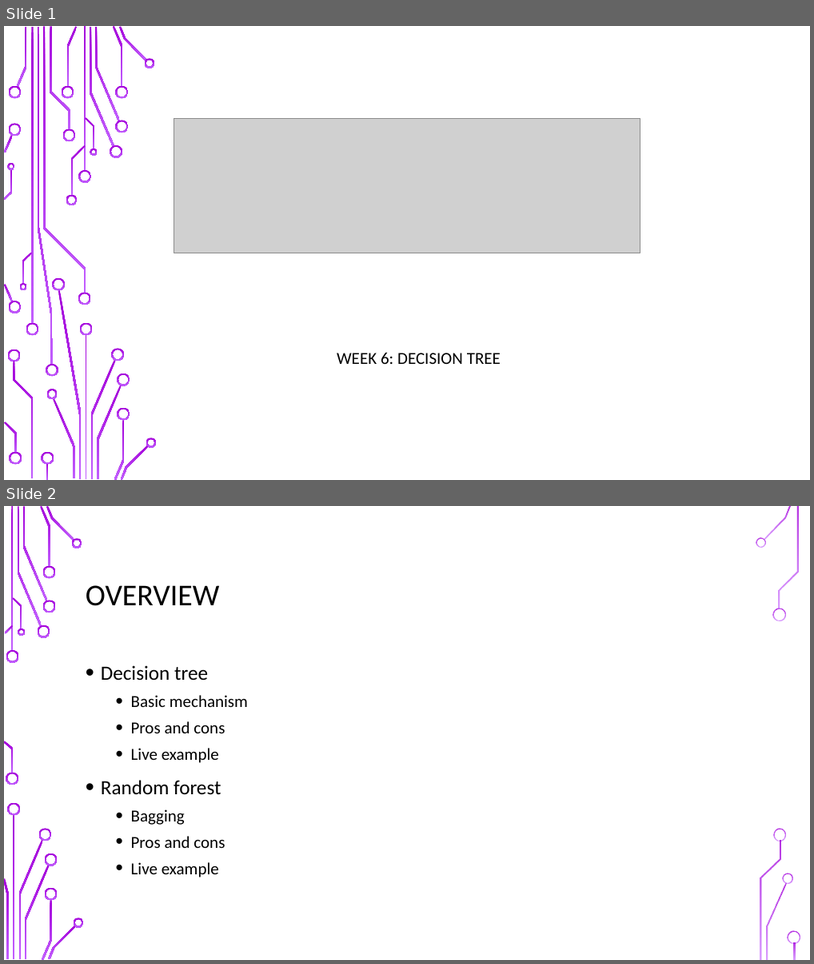
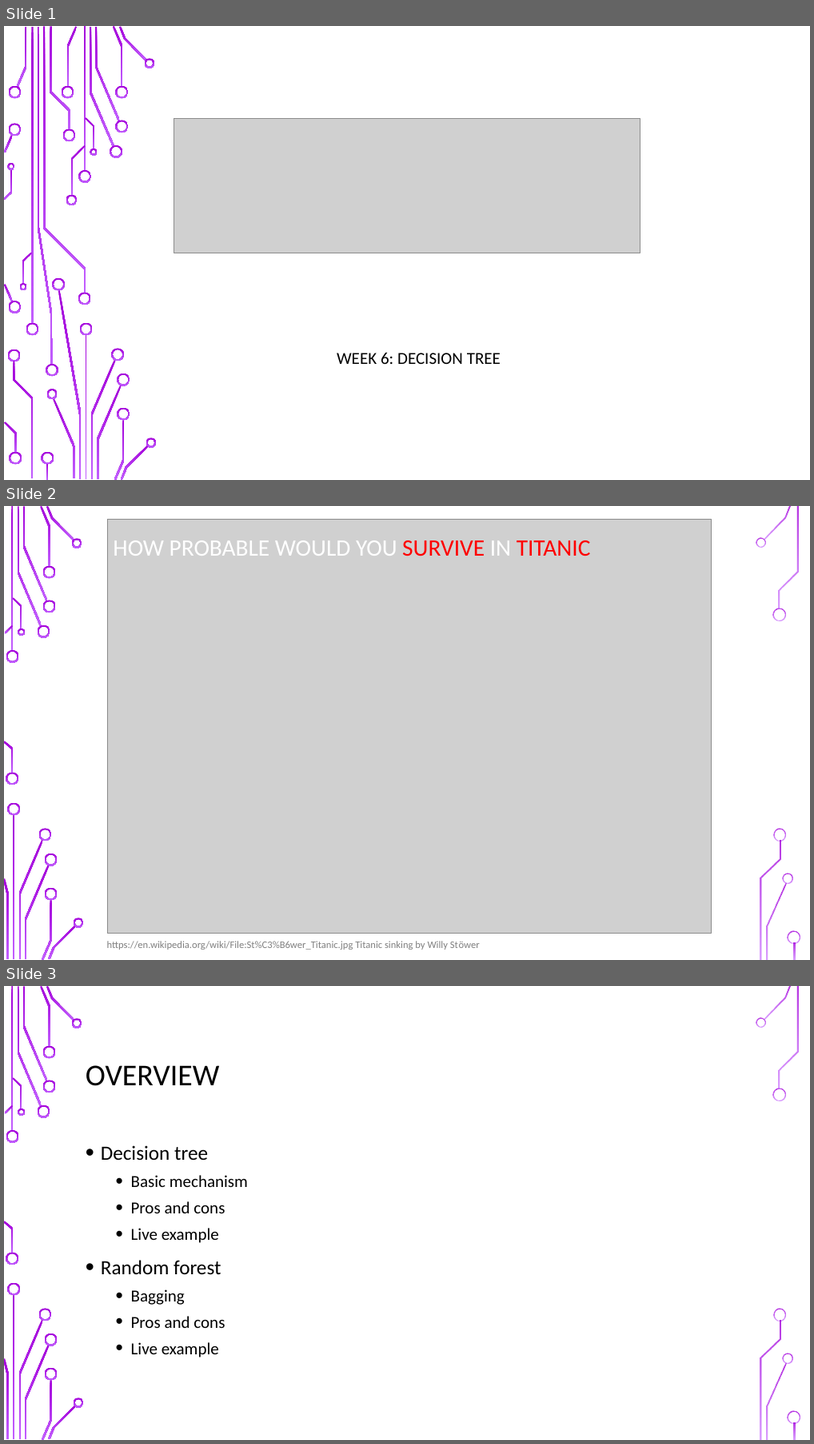
Before and after one commit to UOMDSS/workshops-2021-2022, a slide deck: semester-2-2021-2022/week-6-decision-tree/Decision_Tree.pptx. Shown one above the other, each under a label of ours: slides 1 and 2 before the commit, slides 1, 2 and 3 after it. The pictures are 814x964 and 814x1444 pixels, drawn with LibreOffice and Linux fonts; fonts in the diff are those of the drawing; grey boxes stand for pictures; background and template pictures are left out. Boxes give left, top, right and bottom in pixels: in the first picture for what was removed or moved away, otherwise in the second. Text is boxed around its words. In the diff, an @@ line names an element or a change of style, - is before the commit and + after.

```diff
--- a/semester-2-2021-2022/week-6-decision-tree/Decision_Tree.pptx
+++ b/semester-2-2021-2022/week-6-decision-tree/Decision_Tree.pptx
@@ slide 2 added at (4, 506, 810, 960), background picture (left out); not listed: 36 template elements that a slide beside it also shows @@
@@ picture added at (107, 520, 711, 933) @@
@@ title added at (113, 540, 591, 556), 28 pt, text #FFFFFF @@
+HOW PROBABLE WOULD YOU SURVIVE IN TITANIC
@@ text added at (107, 940, 480, 949), 12 pt, text #808080 @@
+https://en.wikipedia.org/wiki/File:St%C3%B6wer_Titanic.jpg Titanic sinking by Willy Stöwer
@@ what was slide 2 is now slide 3 @@
```
Also in this commit, not shown: 2 other slides added.
